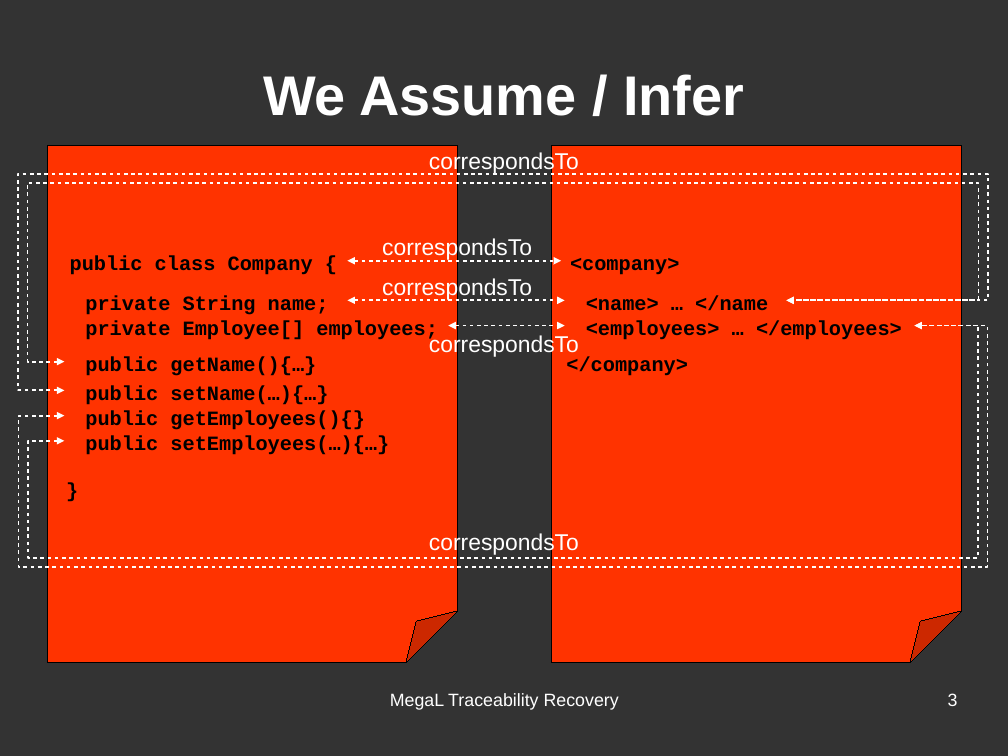
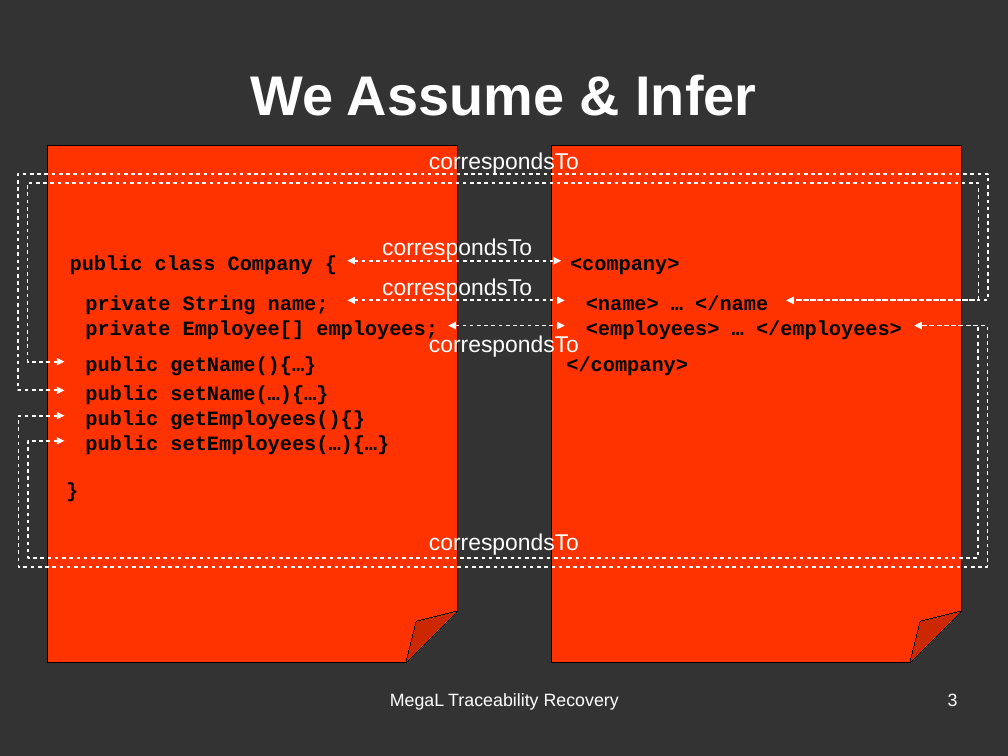
Before and after one commit to hayasam/megal-tr, a slide deck: slide 3 of slides/softlang-sync-2016-03-07/softlang-sync-2016-03-07.odp. Drawn at 1008x756 pixels with LibreOffice and Linux fonts; fonts in the diff are those of the drawing. Boxes give left, top, right and bottom in pixels: in the first picture for what was removed or moved away, otherwise in the second. Text is boxed around its words. In the diff, an @@ line names an element or a change of style, - is before the commit and + after.

```diff
--- a/slides/softlang-sync-2016-03-07/softlang-sync-2016-03-07.odp
+++ b/slides/softlang-sync-2016-03-07/softlang-sync-2016-03-07.odp
@@ title at box(251, 74, 756, 116): text changed @@
-We Assume / Infer
+We Assume & Infer
```
Also in this commit, not shown: 3 other slides changed, 1 other file.
